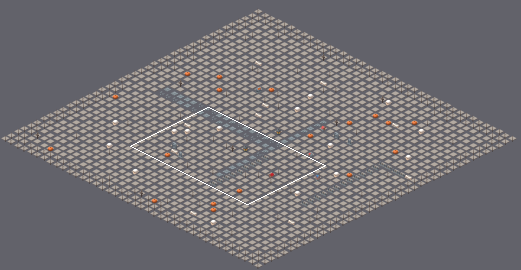
Two states of a Tiled map (JSON), content/areas/old-mill.tmj. Above: a wide view before the commit, with the close-up outlined.
Close-up. Before the edit:
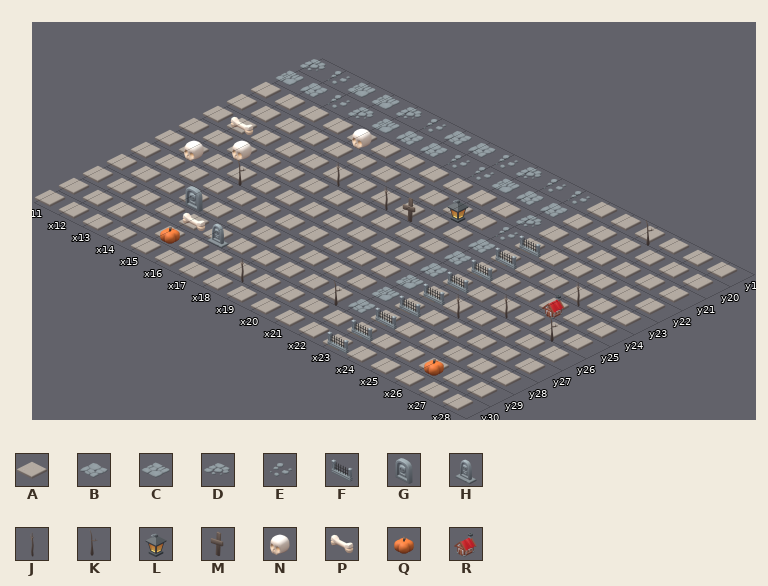
Cells are 192x96 px. Isometric: x runs down to the right, y down to the left. Shown: x 11..28, y 19..30. The commit also changed other parts of the map, which this record leaves out.
Key: from "kaykit": A 11 "halloween_floor_dirt", B 12 "halloween_path_A", C 13 "halloween_path_B", D 14 "halloween_path_C", E 15 "halloween_path_D", F 16 "halloween_fence", G 17 "halloween_gravestone", H 18 "halloween_grave_A", J 19 "halloween_tree_dead_larg", K 20 "halloween_tree_dead_medi", L 23 "halloween_lantern_standi", M 24 "halloween_gravemarker_A", N 25 "halloween_skull", P 26 "halloween_bone_A", Q 27 "halloween_pumpkin_orange", R 28 "hexagon_building_home_A_".
_ is an empty cell.
Layer "floor" before, first column x 11:
19 DECCDEBBEDEEAAAAAA
20 CBEDCBBEECBBAAAAAA
21 AAAAAAAAAAADAAAAAA
22 AAAAAAAAAAAEAAAAAA
23 AAAAAAAAAAABAAAAAA
24 AAAAAAAAAAABAAAAAA
25 AAAAAAAAAAABAAAAAA
26 AAAAAAAAAAACAAAAAA
27 AAAAAAAAAAACAAAAAA
28 AAAAAAAAAAABAAAAAA
29 AAAAAAAAAAAAAAAAAA
30 AAAAAAAAAAAAAAAAAA
Layer "walls & props" before, first column x 11:
19 ______________K___
20 __________________
21 ____N_____________
22 _________L__F_____
23 _P___J_JM___F__J__
24 __N_________F__R__
25 _N_K________F_J_K_
26 ____________FJ____
27 ___G________F_____
28 ____PH____K_F_____
29 ____Q__J____F__Q__
30 ____________F_____
The result:
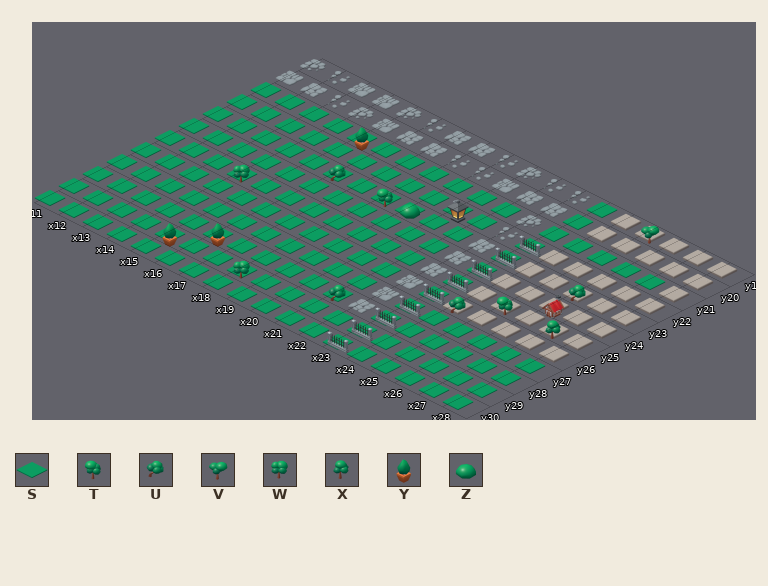
Further tiles: from "kaykit": S 38 "city_park_base", T 39 "city_tree_A", U 40 "city_tree_B", V 41 "city_tree_C", W 42 "city_tree_D", X 43 "city_tree_E", Y 44 "city_bush", Z 46 "city_bush_B".
The edit:
{"where": "layer \"floor\""}
{"y":19,"x":23,"old":"A","new":"S"}
{"y":20,"x":23,"old":"A","new":"S"}
{"y":21,"x":11,"old":"AAAAAAAAAAA","new":"SSSSSSSSSSS"}
{"y":21,"x":23,"old":"AAAAA","new":"SSSSS"}
{"y":22,"x":11,"old":"AAAAAAAAAAA","new":"SSSSSSSSSSS"}
{"y":22,"x":23,"old":"A","new":"S"}
{"y":23,"x":11,"old":"AAAAAAAAAAA","new":"SSSSSSSSSSS"}
{"y":23,"x":23,"old":"A","new":"S"}
{"y":24,"x":11,"old":"AAAAAAAAAAA","new":"SSSSSSSSSSS"}
{"y":24,"x":23,"old":"A","new":"S"}
{"y":25,"x":11,"old":"AAAAAAAAAAA","new":"SSSSSSSSSSS"}
{"y":25,"x":23,"old":"A","new":"S"}
{"y":26,"x":11,"old":"AAAAAAAAAAA","new":"SSSSSSSSSSS"}
{"y":26,"x":23,"old":"A","new":"S"}
{"y":27,"x":11,"old":"AAAAAAAAAAA","new":"SSSSSSSSSSS"}
{"y":27,"x":23,"old":"AAAAAA","new":"SSSSSS"}
{"y":28,"x":11,"old":"AAAAAAAAAAA","new":"SSSSSSSSSSS"}
{"y":28,"x":23,"old":"AAAAAA","new":"SSSSSS"}
{"y":29,"x":11,"old":"AAAAAAAAAAAAAAAAAA","new":"SSSSSSSSSSSSSSSSSS"}
{"y":30,"x":11,"old":"AAAAAAAAAAAAAAAAAA","new":"SSSSSSSSSSSSSSSSSS"}
{"where": "layer \"walls & props\""}
{"y":19,"x":25,"old":"K","new":"V"}
{"y":21,"x":15,"old":"N","new":"Y"}
{"y":23,"x":12,"old":"P","new":"_"}
{"y":23,"x":16,"old":"J","new":"U"}
{"y":23,"x":18,"old":"JM","new":"TZ"}
{"y":23,"x":26,"old":"J","new":"U"}
{"y":24,"x":13,"old":"N","new":"_"}
{"y":25,"x":12,"old":"N","new":"_"}
{"y":25,"x":14,"old":"K","new":"W"}
{"y":25,"x":25,"old":"J","new":"T"}
{"y":25,"x":27,"old":"K","new":"X"}
{"y":26,"x":24,"old":"J","new":"U"}
{"y":27,"x":14,"old":"G","new":"_"}
{"y":28,"x":15,"old":"PH","new":"_Y"}
{"y":28,"x":21,"old":"K","new":"U"}
{"y":29,"x":15,"old":"Q","new":"Y"}
{"y":29,"x":18,"old":"J","new":"W"}
{"y":29,"x":26,"old":"Q","new":"_"}
{"label":"changed","picture_box":[34,81,666,411]}
